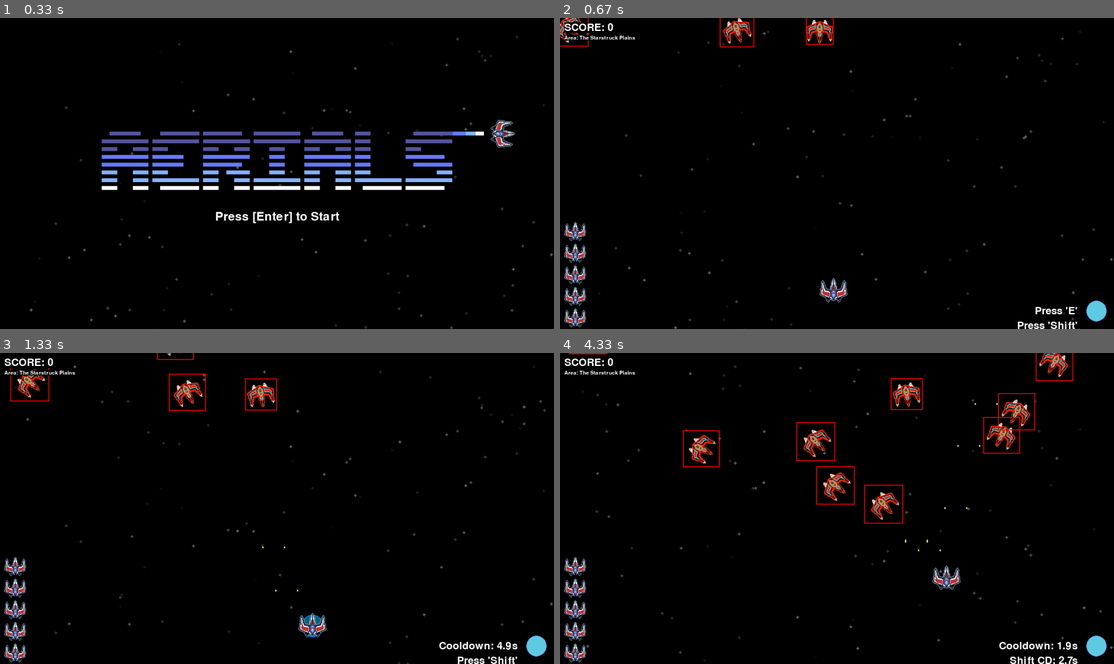
Above: before the commit, frames 1-4 (two rows, left to right).
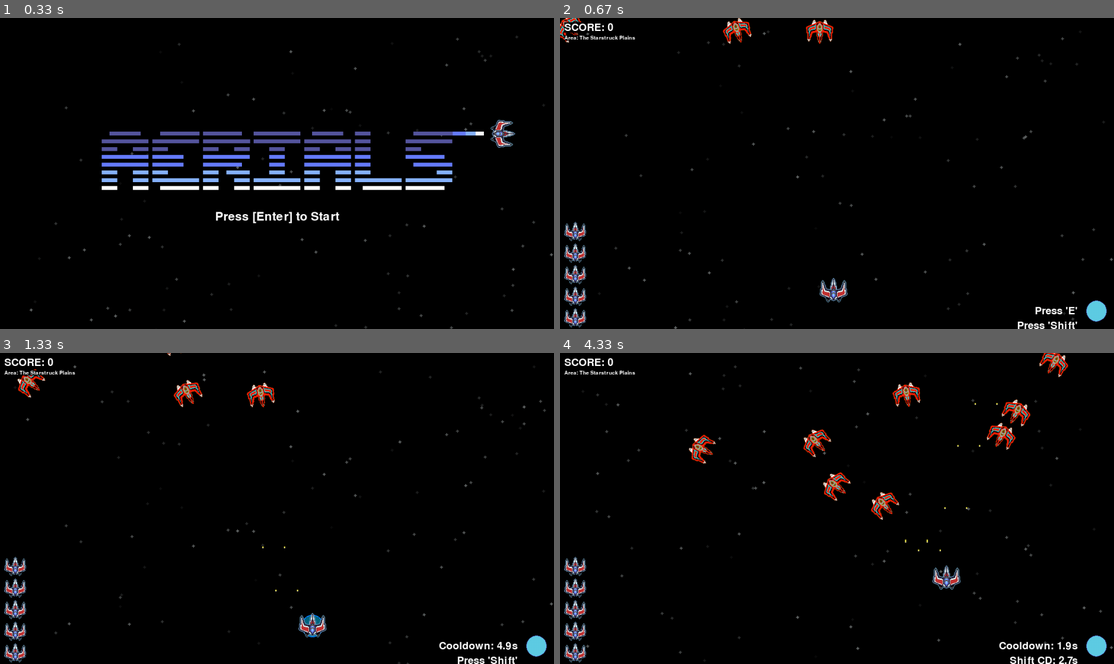
Above: after the commit, the same moments.

Repository: woelffer/gamedemo
Game: pygame game, started from pygamedemo.py
Same seed, same stepped clock (60 frames per second), same inputs: the game is played once before the commit and once after it.
Inputs:
- Up to frame 1 (0.33 s): no input
- Up to frame 2 (0.67 s): tap Enter at 0.33 s
- Up to frame 3 (1.33 s): tap Space at 0.67, 1.07 s; hold D from 1 s (still down); tap E at 1.15 s
- Up to frame 4 (4.33 s): tap Space at 1.37, 1.57, 1.9, 2.2, 2.4, 2.7, 2.97, 3.3, 3.6, 3.73, 4.13 s; release D at 1.47 s; hold W 1.5-1.8 s; hold D 1.83-2.3 s; tap Shift at 1.98, 3.38 s; hold A 2.33-2.87 s; tap E at 2.48, 3.82 s; hold S 2.9-3.2 s; hold A 3.23-3.63 s; hold W 3.67-4.03 s; hold D from 4.07 s (still down)

Frame 1 is identical in both runs. In frame 2, 0.2% of the frame differs, in the area x 0-50%, y 0-10%; in frame 3, 0.4%; in frame 4, 0.9%, in the area x 1-93%, y 0-55%.

Commit message:
Updated use of .convert() function for each image loaded to try and troubleshoot performance issues. Updated to pre initialize the mixer prior to loading game for "better" performance.

Diff:
--- a/Bullet.py
+++ b/Bullet.py
@@ -3,7 +3,7 @@
 
 class Bullet:
     def __init__(self, position, speed):
-        self.bullet_img = pygame.image.load("assets/Bullet.png")
+        self.bullet_img = pygame.image.load("assets/Bullet.png").convert_alpha()
         self.bullet_sound = mixer.Sound("audio/8-bit-machine-gun.aiff")
         self.bullet_sound.set_volume(0.1)
         self.pos_x, self.pos_y = position
--- a/Enemy.py
+++ b/Enemy.py
@@ -5,8 +5,8 @@
 class Enemy:
     def __init__(self, posx, posy):
         try:
-            self.enemy_img = pygame.image.load("assets/Enemy_Spaceship.png")
-            self.dmg_img = pygame.image.load("assets/Inv_Spaceship.png")
+            self.enemy_img = pygame.image.load("assets/Enemy_Spaceship.png").convert_alpha()
+            self.dmg_img = pygame.image.load("assets/Inv_Spaceship.png").convert_alpha()
         except pygame.error as e:
             print(f"Error loading image: {e}")
             return
--- a/HUD.py
+++ b/HUD.py
@@ -14,10 +14,10 @@
         self.remaining_lives = 3
         self.lives_rect_pos = []
         #Load ability icon
-        self.circle_ability_icon = pygame.image.load("assets/circle.png")
+        self.circle_ability_icon = pygame.image.load("assets/circle.png").convert_alpha()
         self.circle_ability_icon = pygame.transform.scale(self.circle_ability_icon, (64, 64))
         #load lives icon
-        self.lives_img = pygame.image.load("assets/Spaceship.png")
+        self.lives_img = pygame.image.load("assets/Spaceship.png").convert_alpha()
         self.lives_img = pygame.transform.scale(self.lives_img, (50, 50))
         #Load fonts for texts
         self.ability_font = pygame.font.Font('freesansbold.ttf', 24)
--- a/Lives.py
+++ b/Lives.py
@@ -2,7 +2,7 @@
 
 class Lives:
     def __init__(self):
-        self.lives_img = pygame.image.load("assets/Spaceship.png")
+        self.lives_img = pygame.image.load("assets/Spaceship.png").convert_alpha()
         self.lives_img = pygame.transform.scale(self.lives_img, (50, 50))
         self.remaining_lives = 3
         self.positions = [(0, 670), (50, 670), (100, 670)]  # Example positions for lives display
--- a/pygamedemo.py
+++ b/pygamedemo.py
@@ -13,6 +13,7 @@
 
 
 #Initialize pygame
+pygame.mixer.pre_init(44100, 16, 2, 4096)
 pygame.init()
 
 #Load quotes from JSON file
@@ -26,7 +27,7 @@
 random_quote = random.choice(quotes)
 
 #Starting the mixer
-mixer.init()
+#mixer.init()
 theme = mixer.Sound('audio/retro_song.mp3')
 channel = mixer.Channel(3)
 channel.play(theme, loops=-1) #Loop the music indefinitely
@@ -36,14 +37,14 @@
 title_screen_img = pygame.image.load('assets/Title_Screen_nobg.png')
 
 
-#Initialize HUD
-HUD_model = HUD.HUD()
-
 #Screen Dimensions
 screen_width, screen_height = 1280, 720
 pygame.display.set_caption("Aerials")
 screen = pygame.display.set_mode((screen_width, screen_height), pygame.DOUBLEBUF | pygame.HWSURFACE)
 
+#Initialize HUD
+HUD_model = HUD.HUD()
+
 #Initialize Player
 player_model = Player.Player()
 enemies = [Enemy.Enemy(0, 0), Enemy.Enemy(400, 0), Enemy.Enemy(600, 0)]  # List of enemies
@@ -66,7 +67,7 @@
 game_over = False # Flag to track game over state
 
 # Initialize stars
-star_img = pygame.image.load("assets/Star.png")  # Load the star image
+star_img = pygame.image.load("assets/Star.png").convert_alpha()  # Load the star image
 num_stars = 100
 stars = [Star.Star(star_img, screen_width, screen_height) for _ in range(num_stars)]
 
@@ -243,8 +244,11 @@
         enemies.remove(enemy)
         HUD_model.update_score()
 
+
+
     for bullet in bullets_to_remove:
         bullets.remove(bullet)
+
 
 
     # Move and update enemies/lives/bullets/score
@@ -252,7 +256,7 @@
         enemy.move_towards_player(player_model, dt)
         enemy.update()
         enemy.draw(screen)
-        enemy.draw_collision_rect(screen)
+        #enemy.draw_collision_rect(screen)
 
     player_model.update(dt)
 
